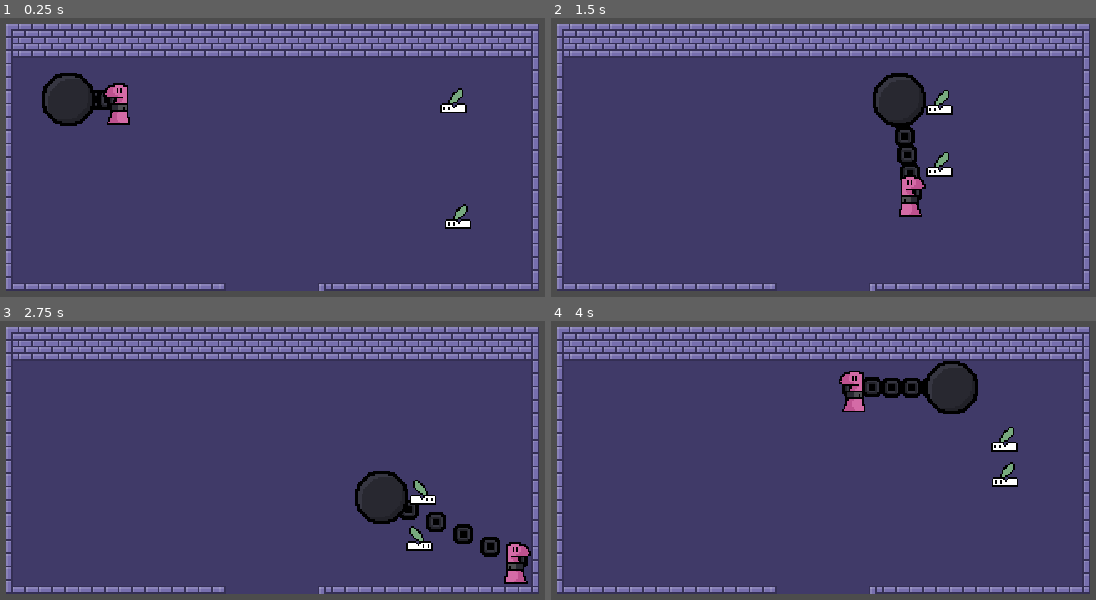
Above: before the commit, frames 1-4 (two rows, left to right).
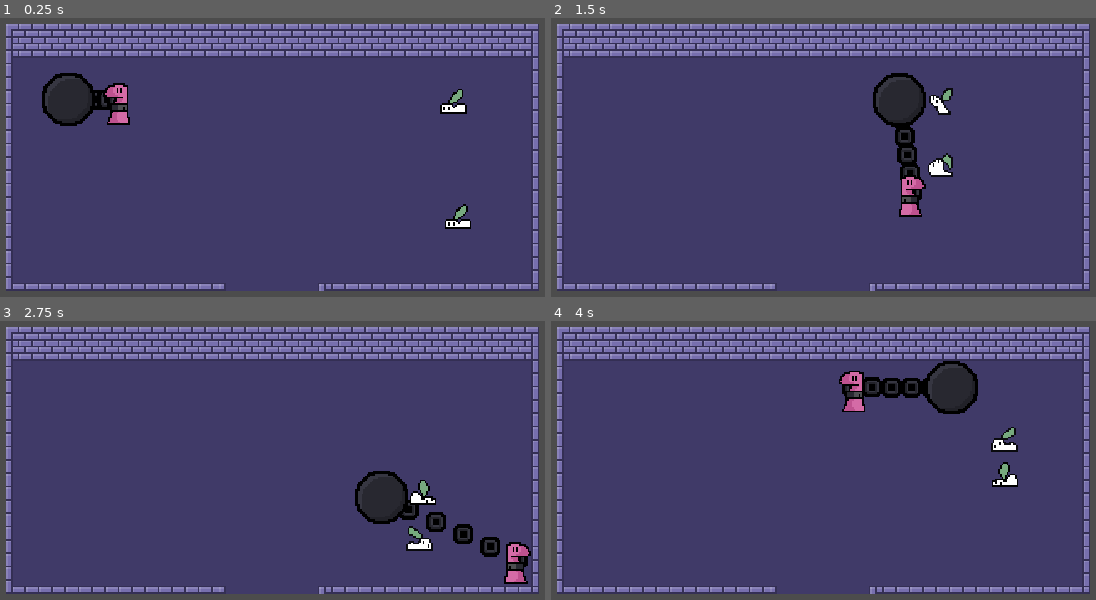
Above: after the commit, the same moments.

Repository: DSchana/GMTK-Game-Jam-2021
Game: Godot game, scene res://Core/MainGame.tscn
The game is run twice, just before and just after one commit, with the same random seed, the same clock (stepped at 60 frames per second) and the same inputs.
Inputs:
- Up to frame 1 (0.25 s): no input
- Up to frame 2 (1.5 s): hold D (player_right) 0.53-1.28 s; hold S (player_down) from 1.28 s (still down)
- Up to frame 3 (2.75 s): release S (player_down) at 2.03 s; hold D (player_right) from 2.03 s (still down)
- Up to frame 4 (4 s): release D (player_right) at 2.78 s; hold W (player_up) 2.78-3.53 s; hold A (player_left) from 3.53 s (still down)

The runs differ from the first frame. In frame 1, less than 0.1% of the frame differs, in the area x 80-86%, y 25-35%; in frame 2, 0.5%, in the area x 68-74%, y 25-57%; in frame 3, 0.2%; in frame 4, 0.3%.

Commit message:
Enemy attacks and new animations

Diff:
--- a/Character/ChainLink.tscn
+++ b/Character/ChainLink.tscn
@@ -1,9 +1,6 @@
-[gd_scene load_steps=3 format=2]
+[gd_scene load_steps=2 format=2]
 
 [ext_resource path="res://Character/chain.png" type="Texture" id=1]
-
-[sub_resource type="CircleShape2D" id=1]
-radius = 7.0
 
 [node name="ChainLink" type="KinematicBody2D"]
 z_index = -1
@@ -12,6 +9,3 @@
 
 [node name="Sprite" type="Sprite" parent="."]
 texture = ExtResource( 1 )
-
-[node name="CollisionShape2D" type="CollisionShape2D" parent="."]
-shape = SubResource( 1 )
--- a/Character/Character.gd
+++ b/Character/Character.gd
@@ -8,7 +8,6 @@
 # Player default stats
 export var health = 100
 export var speed = 300
-export var attack_range = 5  # 5 is melee
 export var damage = 10
 
 var attacking = false
@@ -49,11 +48,14 @@
 func _process(delta):
 	#print(health)
 	if health < 0:
-		print("DED")
+		#print("DED")
 		# TODO: Respawn
 		pass
 
+	var distance_to_ball = transform.origin.distance_to(wreckingBall.transform.origin)
+
 	velocity = move()
+
 	animate()
 
 # Called every frame. 'delta' is the elapsed time since the previous frame.
--- a/Character/WreckingBall.gd
+++ b/Character/WreckingBall.gd
@@ -34,3 +34,5 @@
 	moveChain()
 
 	velocity *= drag
+
+	# TODO: Damage enemies
--- a/NPC/NPC.gd
+++ b/NPC/NPC.gd
@@ -3,14 +3,18 @@
 onready var animated_sprite = $AnimatedSprite
 onready var nav_2d : Navigation2D = $"../GameMap/Navigation2D"
 onready var character : KinematicBody2D = $"../Character"
+onready var collision_box : CollisionShape2D = $ColisionBox
 
 var velocity = Vector2.ZERO
 var path := PoolVector2Array()
 
+const melee_range = 64
+
 # NPC default stats
 export var health = 100
 export var speed = 50
-export var attack_range = 5  # 5 is melee
+export var melee = true
+export var attack_range = 50
 export var damage = 10
 
 var attacking = false
@@ -28,18 +32,23 @@
 	return velocity.normalized() * speed
 
 func attack():
-	attacking = true
-	if attack_range <= 5:
-		character.damage(damage)
-		pass
+	if attacking:
+		return
+
+	if melee:
+		for i in get_slide_count():
+			if get_slide_collision(i).collider == character:
+				attacking = true
+				character.damage(damage)
 	else:
+		attacking = true
 		# Ranged
 		pass
 
 func animate():
-	if attacking:
-		animated_sprite.play("attack")
-		attacking == false
+	if attacking:  # TODO: Attacking never ends
+		if animated_sprite.animation != "attack":
+			animated_sprite.play("attack")
 		return
 
 	if velocity == Vector2.ZERO:
@@ -54,12 +63,16 @@
 	path = nav_2d.get_simple_path(self.global_position, character.global_position)
 	velocity = move()
 
-	if !animated_sprite.is_playing() || !animated_sprite.animation == "attack":
-		if distance_to_character <= attack_range:
-			attack()
+	if melee || (!melee && distance_to_character <= attack_range):
+		attack()
 
-		animate()
+	animate()
 
 # Called every frame. 'delta' is the elapsed time since the previous frame.
 func _physics_process(delta):
 	move_and_slide(velocity)
+
+
+func _on_AnimatedSprite_animation_finished():
+	if attacking:  # TODO: This doesn't seem sufficient
+		attacking = false
--- a/NPC/NPC.tscn
+++ b/NPC/NPC.tscn
@@ -1,35 +1,80 @@
-[gd_scene load_steps=9 format=2]
+[gd_scene load_steps=19 format=2]
 
-[ext_resource path="res://NPC/enemies.png" type="Texture" id=1]
+[ext_resource path="res://NPC/slimeanim.png" type="Texture" id=1]
 [ext_resource path="res://NPC/NPC.gd" type="Script" id=2]
 
 [sub_resource type="RectangleShape2D" id=1]
 extents = Vector2( 8, 8 )
 
-[sub_resource type="AtlasTexture" id=2]
+[sub_resource type="AtlasTexture" id=7]
+atlas = ExtResource( 1 )
+region = Rect2( 0, 0, 16, 16 )
+
+[sub_resource type="AtlasTexture" id=8]
+atlas = ExtResource( 1 )
+region = Rect2( 16, 0, 16, 16 )
+
+[sub_resource type="AtlasTexture" id=9]
+atlas = ExtResource( 1 )
+region = Rect2( 32, 0, 16, 16 )
+
+[sub_resource type="AtlasTexture" id=10]
+atlas = ExtResource( 1 )
+region = Rect2( 48, 0, 16, 16 )
+
+[sub_resource type="AtlasTexture" id=11]
+atlas = ExtResource( 1 )
+region = Rect2( 0, 16, 16, 16 )
+
+[sub_resource type="AtlasTexture" id=12]
+atlas = ExtResource( 1 )
+region = Rect2( 16, 16, 16, 16 )
+
+[sub_resource type="AtlasTexture" id=13]
+atlas = ExtResource( 1 )
+region = Rect2( 32, 16, 16, 16 )
+
+[sub_resource type="AtlasTexture" id=14]
+atlas = ExtResource( 1 )
+region = Rect2( 48, 16, 16, 16 )
+
+[sub_resource type="AtlasTexture" id=15]
+atlas = ExtResource( 1 )
+region = Rect2( 64, 16, 16, 16 )
+
+[sub_resource type="AtlasTexture" id=16]
+atlas = ExtResource( 1 )
+region = Rect2( 80, 16, 16, 16 )
+
+[sub_resource type="AtlasTexture" id=17]
 atlas = ExtResource( 1 )
 region = Rect2( 0, 32, 16, 16 )
 
-[sub_resource type="AtlasTexture" id=3]
+[sub_resource type="AtlasTexture" id=18]
 atlas = ExtResource( 1 )
-region = Rect2( 0, 16, 16, 16 )
+region = Rect2( 16, 32, 16, 16 )
 
-[sub_resource type="AtlasTexture" id=4]
+[sub_resource type="AtlasTexture" id=19]
 atlas = ExtResource( 1 )
-region = Rect2( 0, 32, 16, 16 )
+region = Rect2( 32, 32, 16, 16 )
 
-[sub_resource type="AtlasTexture" id=5]
+[sub_resource type="AtlasTexture" id=20]
 atlas = ExtResource( 1 )
-region = Rect2( 0, 0, 16, 16 )
+region = Rect2( 48, 32, 16, 16 )
 
 [sub_resource type="SpriteFrames" id=6]
 animations = [ {
-"frames": [ SubResource( 2 ) ],
+"frames": [ SubResource( 7 ), SubResource( 8 ), SubResource( 9 ), SubResource( 10 ) ],
 "loop": true,
 "name": "idle",
 "speed": 5.0
 }, {
-"frames": [ SubResource( 3 ), SubResource( 4 ), SubResource( 5 ), SubResource( 4 ) ],
+"frames": [ SubResource( 11 ), SubResource( 12 ), SubResource( 13 ), SubResource( 14 ), SubResource( 15 ), SubResource( 16 ) ],
+"loop": false,
+"name": "attack",
+"speed": 5.0
+}, {
+"frames": [ SubResource( 17 ), SubResource( 18 ), SubResource( 19 ), SubResource( 20 ) ],
 "loop": true,
 "name": "moving",
 "speed": 5.0
@@ -44,5 +89,7 @@
 
 [node name="AnimatedSprite" type="AnimatedSprite" parent="."]
 frames = SubResource( 6 )
-animation = "idle"
+animation = "attack"
+frame = 5
 playing = true
+[connection signal="animation_finished" from="AnimatedSprite" to="." method="_on_AnimatedSprite_animation_finished"]
Binary file added: NPC/slimeanim.png
Not shown, added: NPC/slimeanim.png.import
